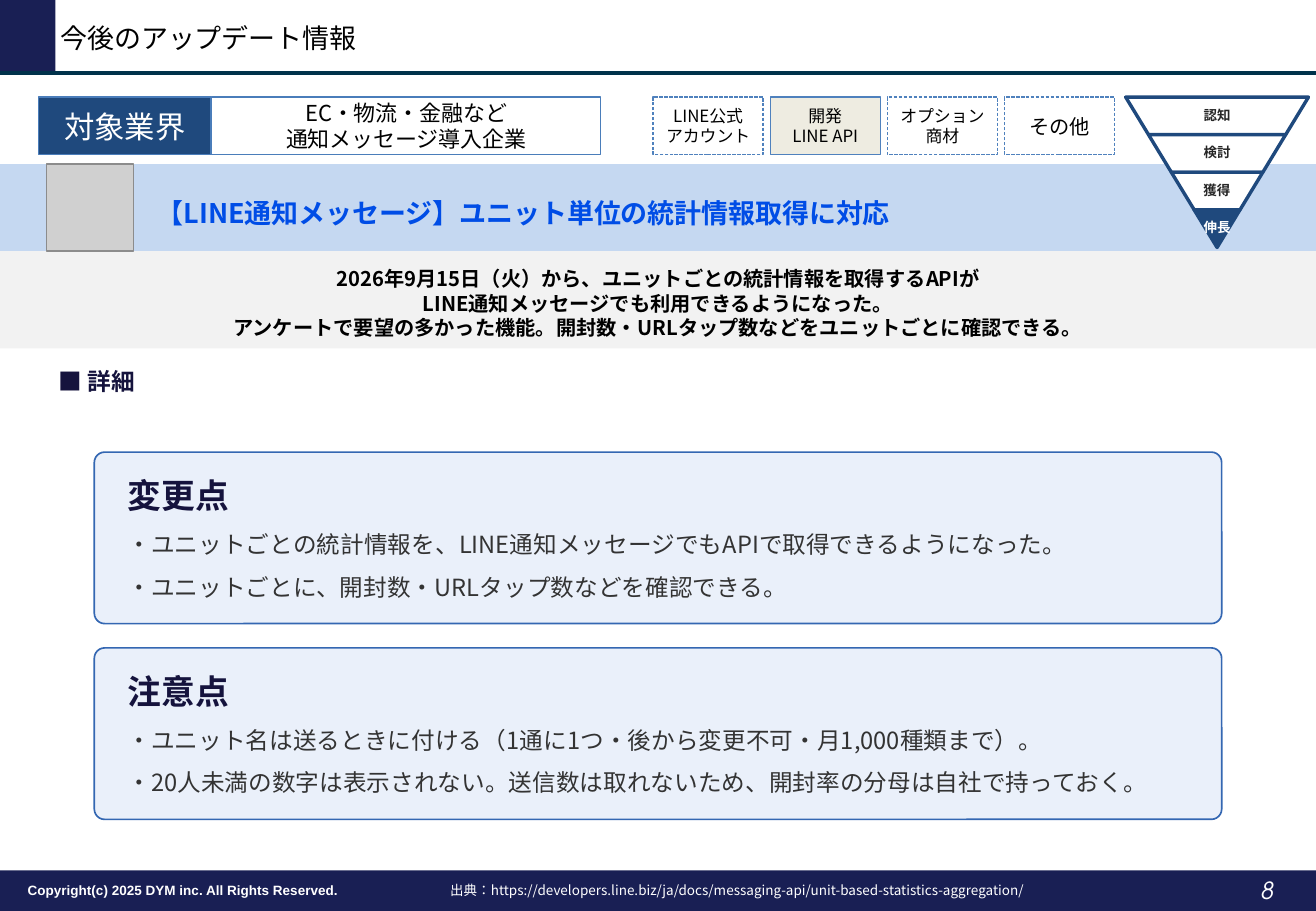
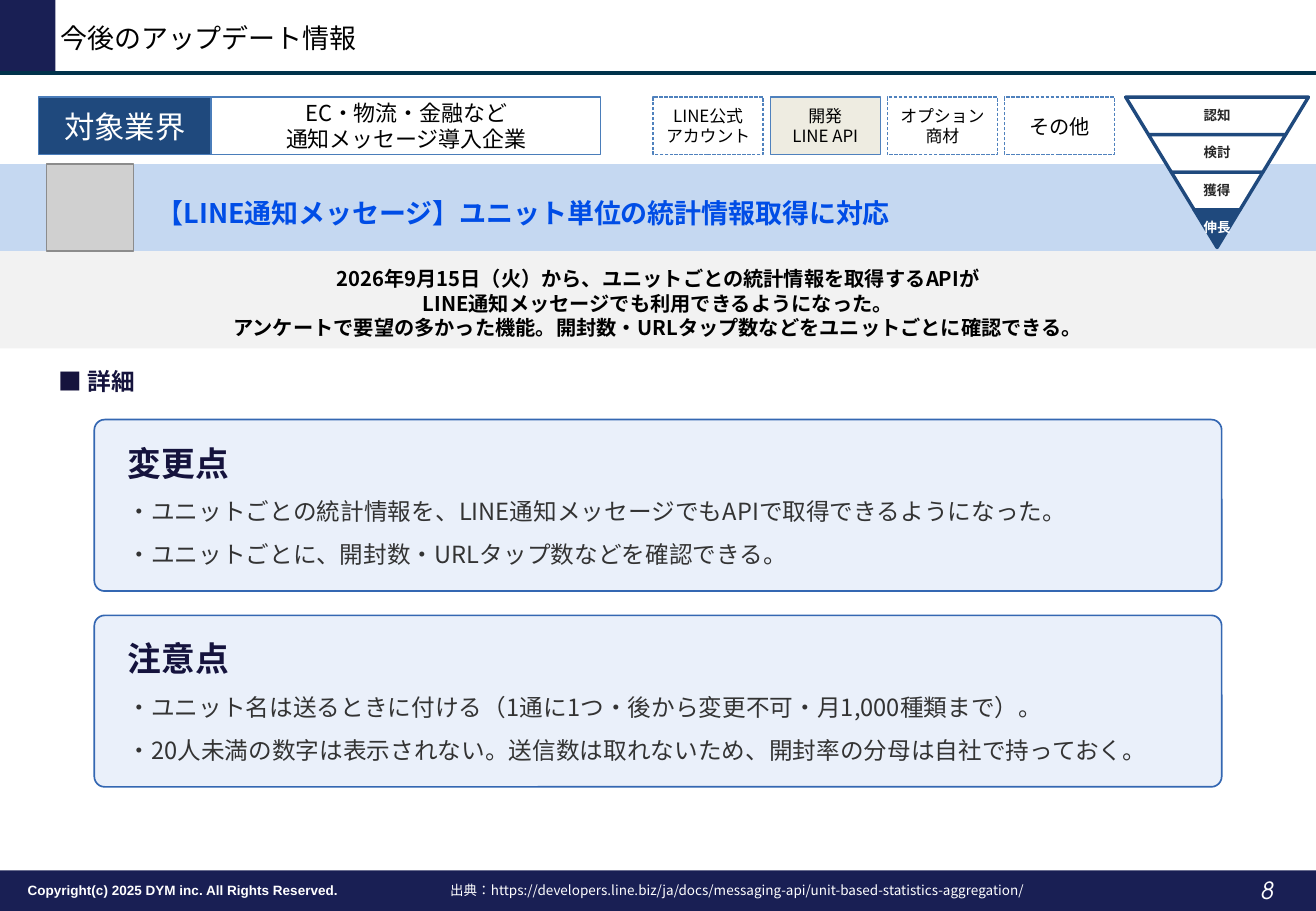
Before and after one commit to tonomura-r-dev/folder, a slide deck: slide 8 of LINEOA媒体最新情報_2026年10月トレンドレポート.pptx. Drawn at 1316x911 pixels with LibreOffice and Linux fonts; fonts in the diff are those of the drawing; grey boxes stand for pictures; background and template pictures are left out. Boxes give left, top, right and bottom in pixels: in the first picture for what was removed or moved away, otherwise in the second. Text is boxed around its words. In the diff, an @@ line names an element or a change of style, - is before the commit and + after.

```diff
--- a/LINEOA媒体最新情報_2026年10月トレンドレポート.pptx
+++ b/LINEOA媒体最新情報_2026年10月トレンドレポート.pptx
@@ rounded rectangle "変更点": place and size @@
-rounded rectangle "変更点" at bbox=[95, 452, 1222, 623]
+rounded rectangle "変更点" at bbox=[95, 419, 1222, 591]
@@ rounded rectangle "注意点": place and size @@
-rounded rectangle "注意点" at bbox=[95, 648, 1222, 819]
+rounded rectangle "注意点" at bbox=[95, 616, 1222, 787]
```
Also in this commit, not shown: 8 other slides changed, 2 other files.
